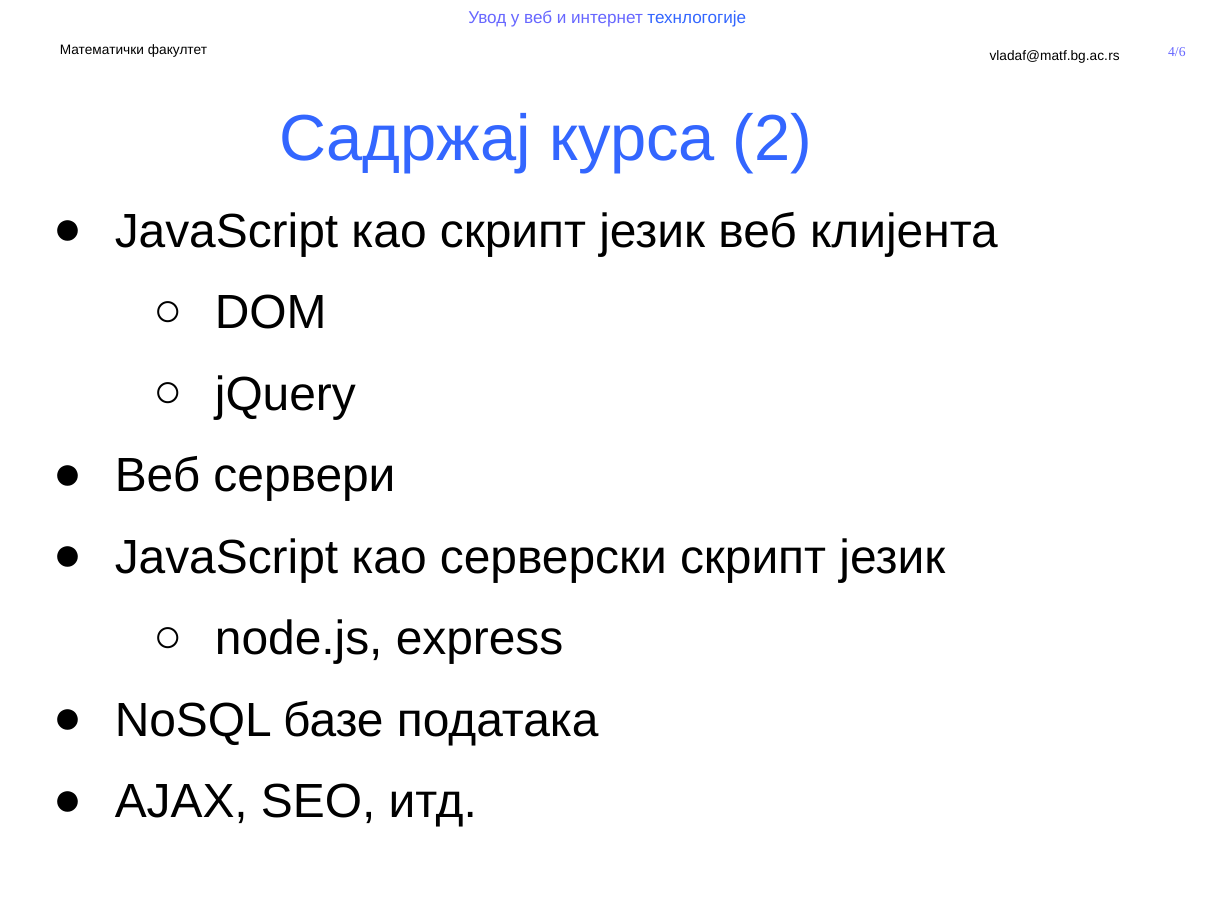
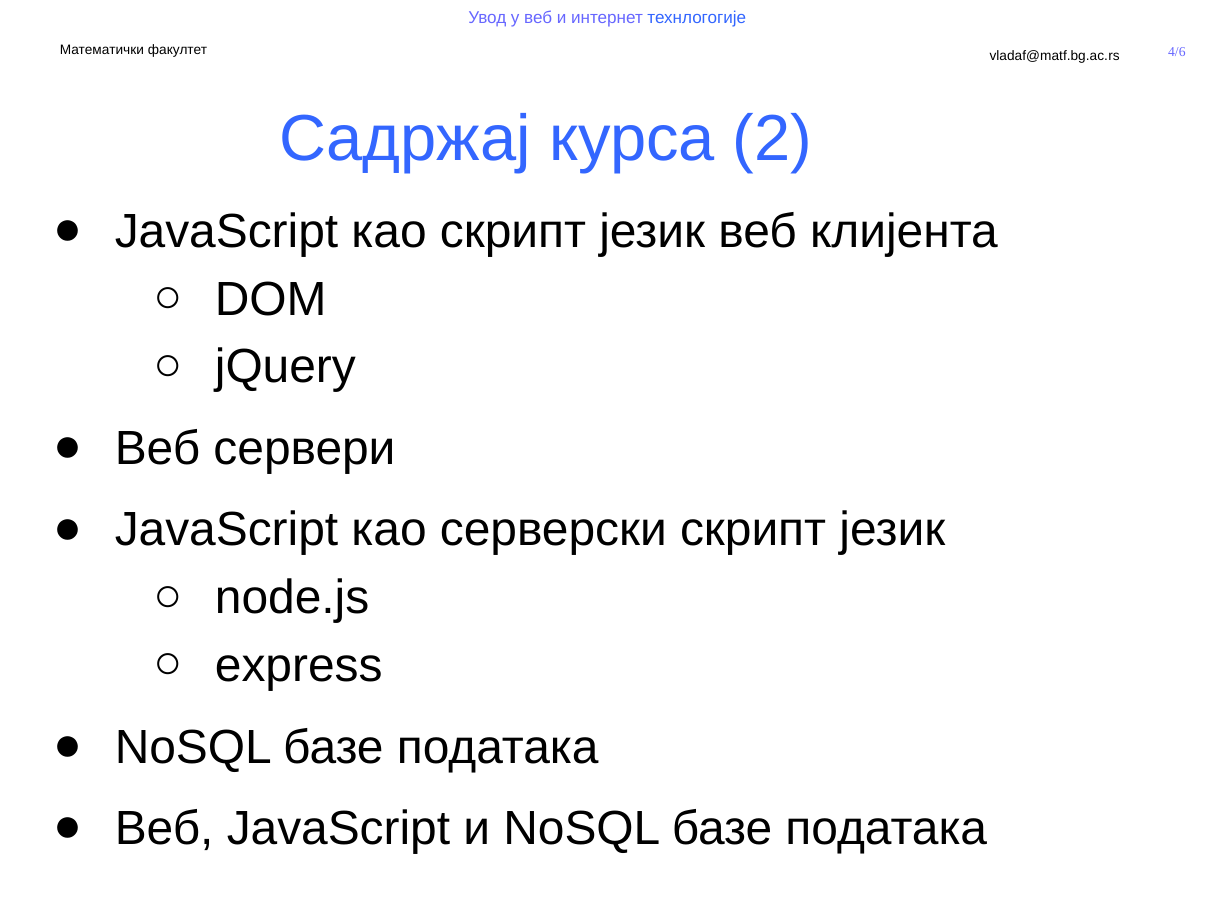
Before and after one commit to MatfUVIT/info, a slide deck: slide 4 of predavanja/prezentacije/UVIT00-01-Koncepcija kursa.pptx. Drawn at 1232x924 pixels with LibreOffice and Linux fonts; fonts in the diff are those of the drawing; background and template pictures are left out. Boxes give left, top, right and bottom in pixels: in the first picture for what was removed or moved away, otherwise in the second. Text is boxed around its words. In the diff, an @@ line names an element or a change of style, - is before the commit and + after.

```diff
--- a/predavanja/prezentacije/UVIT00-01-Koncepcija kursa.pptx
+++ b/predavanja/prezentacije/UVIT00-01-Koncepcija kursa.pptx
@@ text at (215,281,356,392): less space between paragraphs @@
@@ text at (215,578,383,690): text changed @@
-  ○ node.js, еxpress
+  ○ node.js
+  ○ еxpress
@@ text at (115,809,987,853): text changed @@
-● АЈАX, SEO, итд.
+● Веб, JavaScript и NoSQL базе података
```
Also in this commit, not shown: 4 other slides changed, 3 other files.
